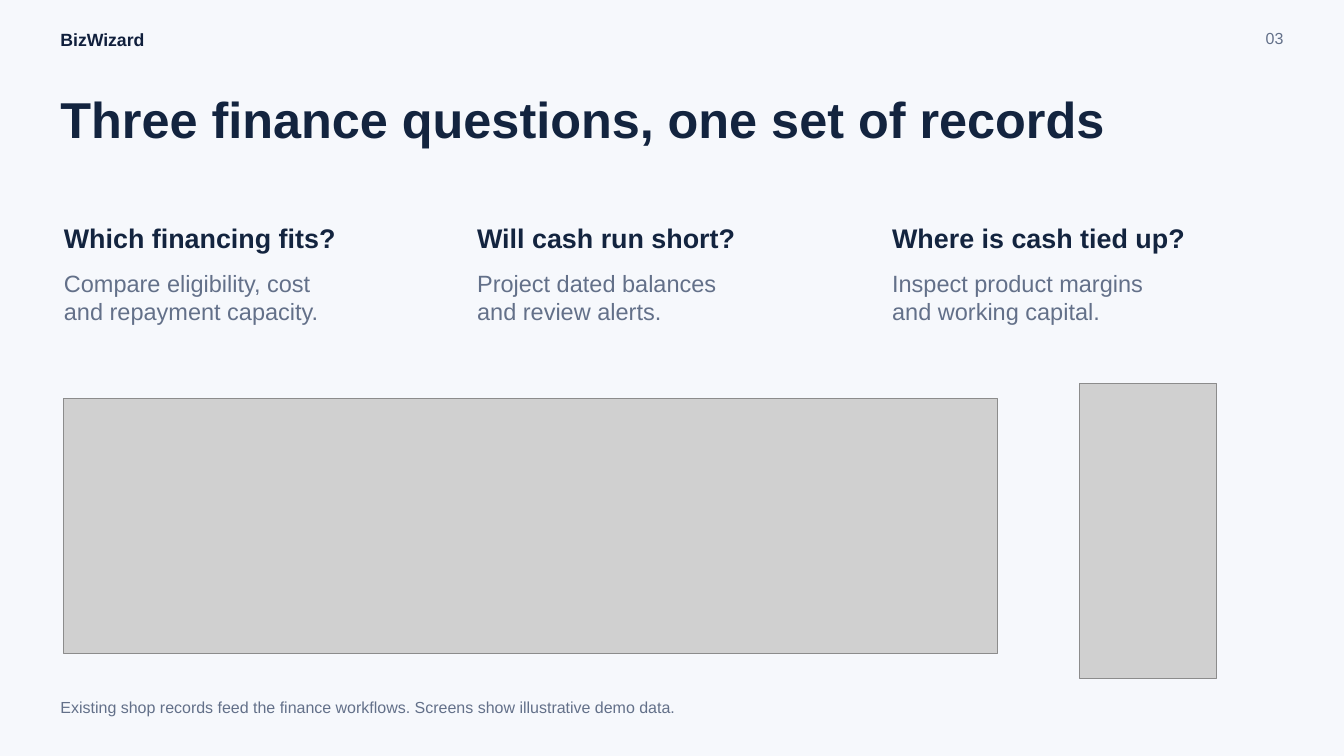
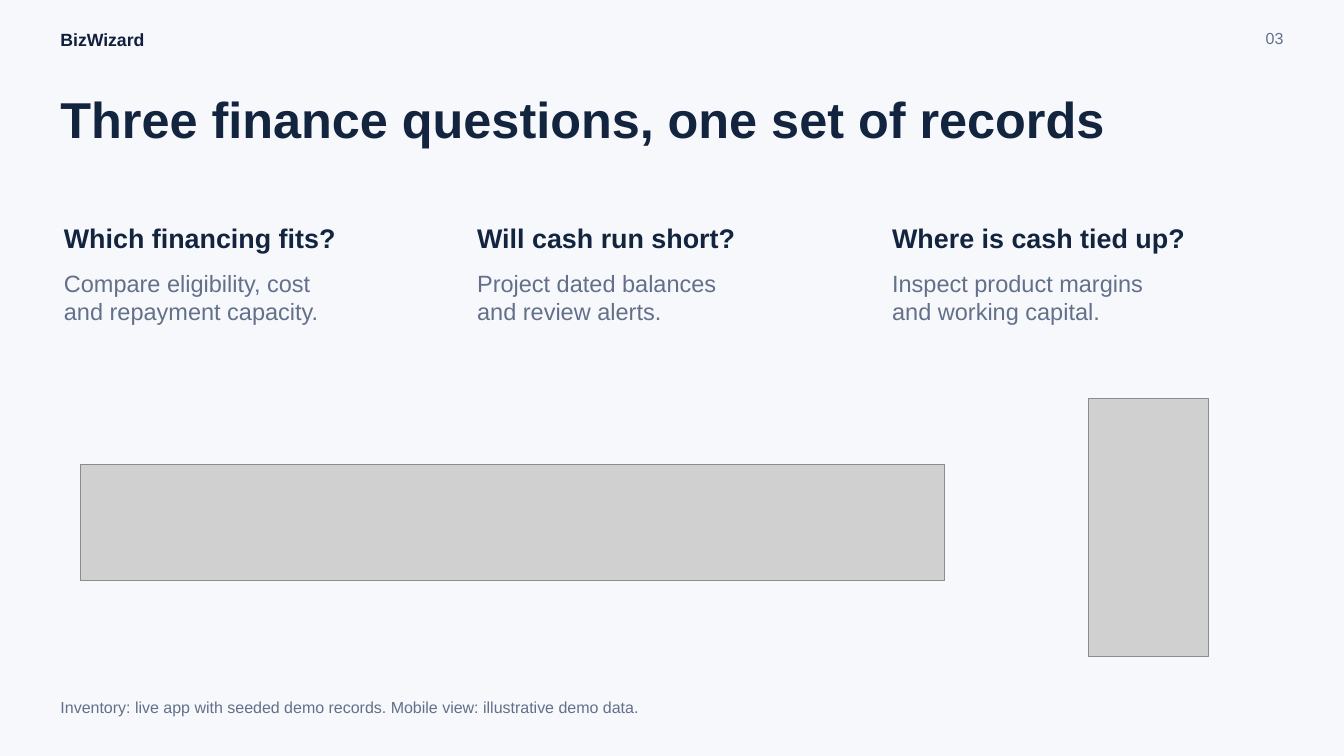
Before and after one commit to mahfuz-saim/bizwizard, a slide deck: slide 3 of output/presentation/BizWizard-Presentation.pptx. Drawn at 1344x756 pixels with LibreOffice and Linux fonts; fonts in the diff are those of the drawing; grey boxes stand for pictures. Boxes give left, top, right and bottom in pixels: in the first picture for what was removed or moved away, otherwise in the second. Text is boxed around its words. In the diff, an @@ line names an element or a change of style, - is before the commit and + after.

```diff
--- a/output/presentation/BizWizard-Presentation.pptx
+++ b/output/presentation/BizWizard-Presentation.pptx
@@ picture: place and size @@
-picture at box(1080, 383, 1217, 679)
+picture at box(1088, 398, 1208, 657)
@@ picture: place and size @@
-picture at box(64, 398, 997, 654)
+picture at box(81, 464, 944, 580)
@@ text at box(60, 701, 639, 717): text changed @@
-Existing shop records feed the finance workflows. Screens show illustrative demo data.
+Inventory: live app with seeded demo records. Mobile view: illustrative demo data.
```
Also in this commit, not shown: 4 other slides changed, 6 other files.
